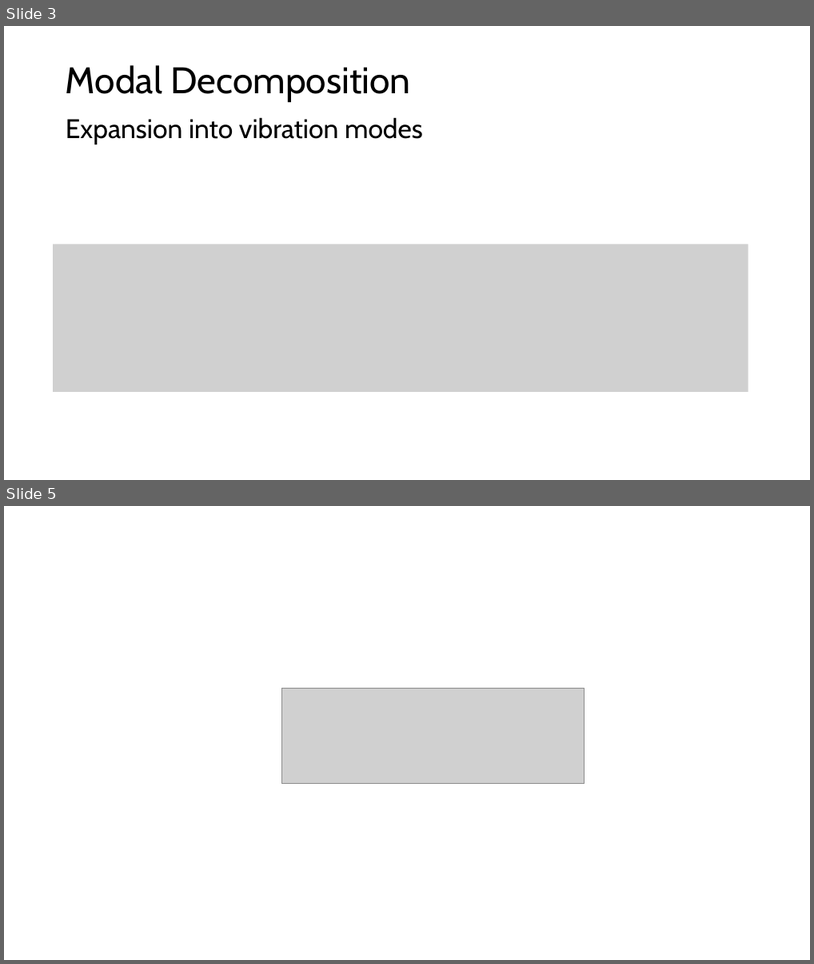
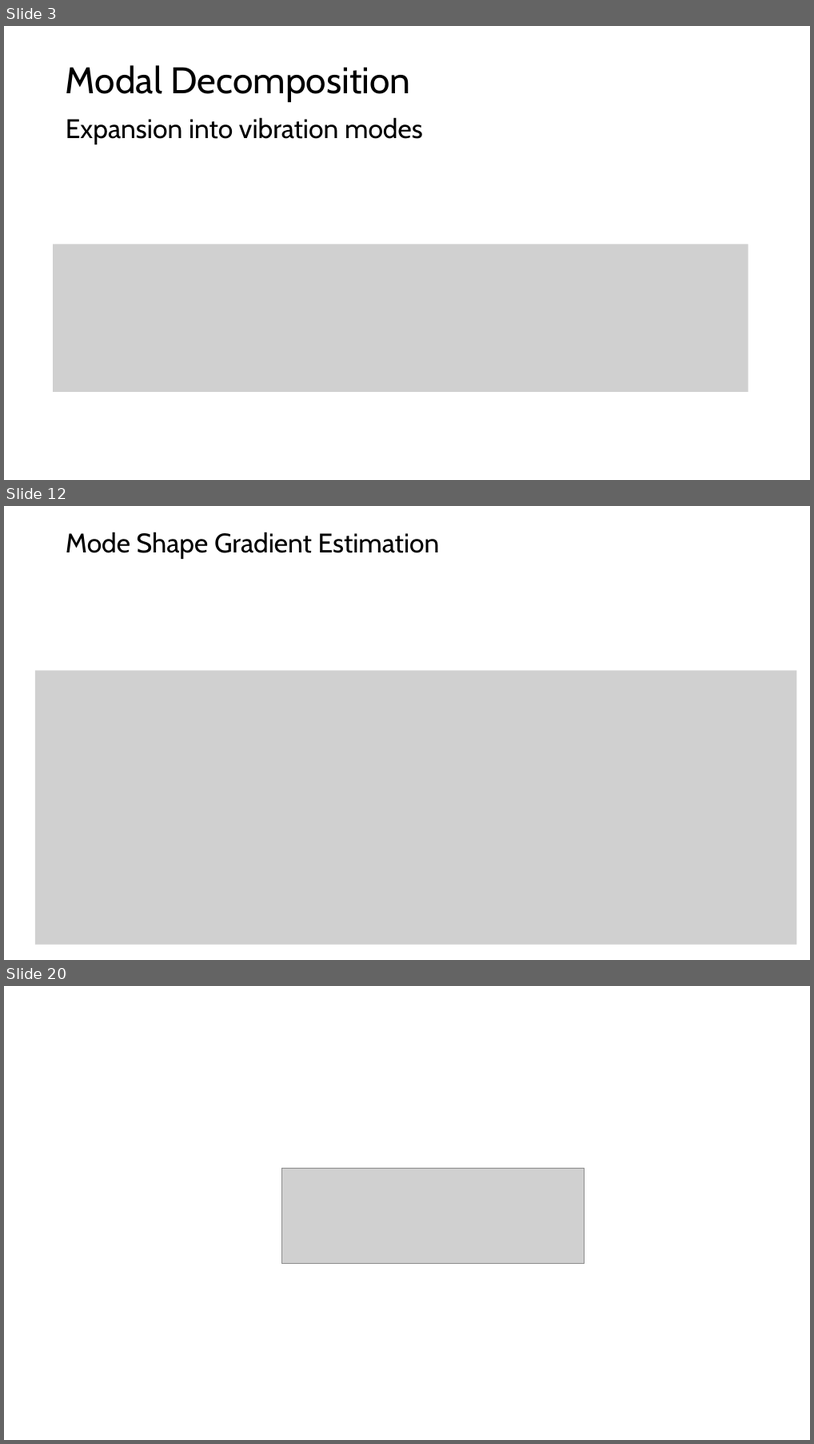
Before and after one commit to shohame/CVPR-2026, a slide deck: Docs/Hearing the Room Through the Shape of the Drum.pptx. Shown one above the other, each under a label of ours: slides 3 and 5 before the commit, slides 3, 12 and 20 after it; the slides between them are not shown. The pictures are 814x964 and 814x1444 pixels, drawn with LibreOffice and Linux fonts; fonts in the diff are those of the drawing; grey boxes stand for pictures. Boxes give left, top, right and bottom in pixels: in the first picture for what was removed or moved away, otherwise in the second. Text is boxed around its words. In the diff, an @@ line names an element or a change of style, - is before the commit and + after.

```diff
--- a/Docs/Hearing the Room Through the Shape of the Drum.pptx
+++ b/Docs/Hearing the Room Through the Shape of the Drum.pptx
@@ slide 12 added at bbox=[4, 506, 810, 960], background #FFFFFF @@
@@ title added at bbox=[66, 532, 440, 559], 32 pt, text #000000 @@
+Mode Shape Gradient Estimation
@@ picture added at bbox=[35, 671, 798, 944] @@
@@ what was slide 5 is now slide 20 @@
```
Also in this commit, not shown: 14 other slides added, 9 other files.
